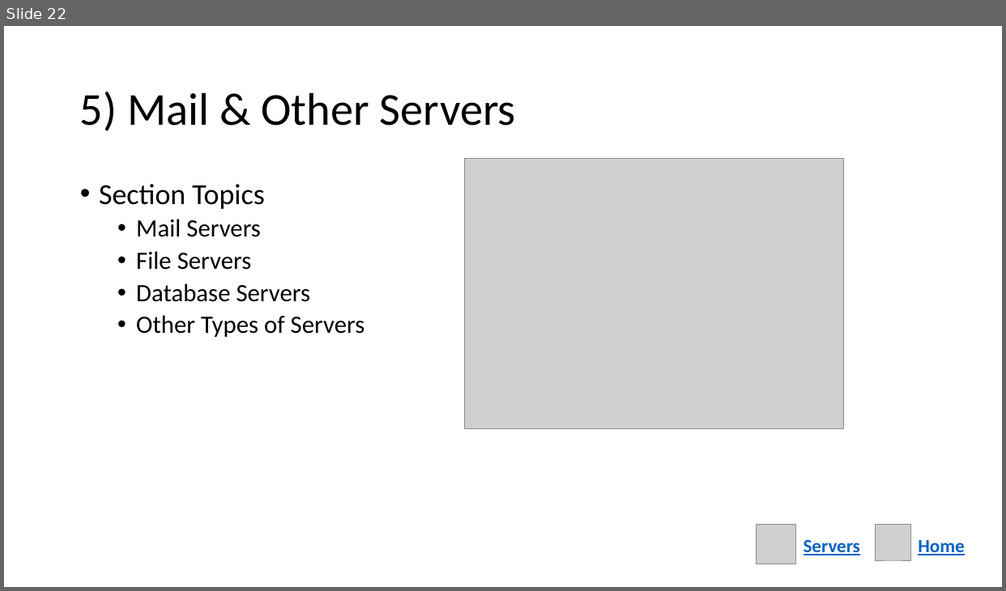
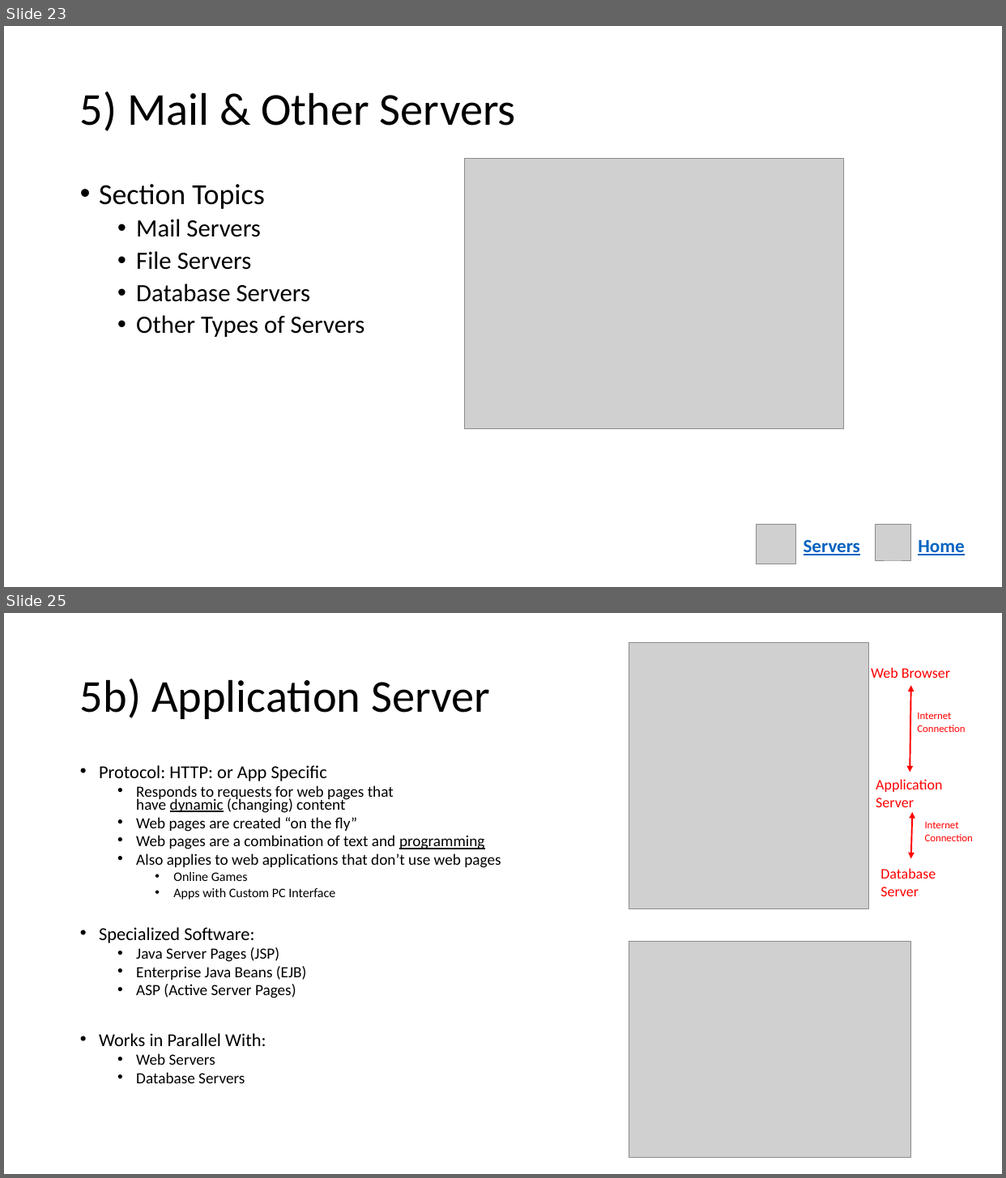
Before and after one commit to Greg5519/Old2O, a slide deck: Topic D Environments And Systems/Selected Networking Concepts.pptx. Shown one above the other, each under a label of ours: slide 22 before the commit, slides 23 and 25 after it; the slides between them are not shown. The pictures are 1006x591 and 1006x1178 pixels, drawn with LibreOffice and Linux fonts; fonts in the diff are those of the drawing; grey boxes stand for pictures. Boxes give left, top, right and bottom in pixels: in the first picture for what was removed or moved away, otherwise in the second. Text is boxed around its words. In the diff, an @@ line names an element or a change of style, - is before the commit and + after.

```diff
--- a/Topic D Environments And Systems/Selected Networking Concepts.pptx
+++ b/Topic D Environments And Systems/Selected Networking Concepts.pptx
@@ slide 25 added at <box>4,613,1002,1174</box>, background #FFFFFF @@
@@ picture added at <box>629,643,868,909</box> @@
@@ title added at <box>80,679,490,719</box>, 44 pt, text #000000 @@
+5b) Application Server
@@ text added at <box>871,667,950,678</box>, 14 pt, text #FF0000 @@
+Web Browser
@@ double arrow added from (911, 686) to (910, 773), #FF0000 1.5 pt @@
@@ text added at <box>917,712,965,732</box>, 10 pt, text #FF0000 @@
+Internet
+Connection
@@ text added at <box>99,765,501,1084</box>, 15 pt, text #000000 @@
+• Protocol: HTTP: or App Specific
+  • Responds to requests for web pages that
+    have dynamic (changing) content
+  • Web pages are created “on the fly”
+  • Web pages are a combination of text and programming
+  • Also applies to web applications that don’t use web pages
+    • Online Games
+    • Apps with Custom PC Interface
+• Specialized Software:
+  • Java Server Pages (JSP)
+  • Enterprise Java Beans (EJB)
+  • ASP (Active Server Pages)
+• Works in Parallel With:
+  • Web Servers
+  • Database Servers
@@ text added at <box>876,779,942,807</box>, 14 pt, text #FF0000 @@
+Application
+Server
@@ double arrow added from (913, 812) to (911, 858), #FF0000 1.5 pt @@
@@ text added at <box>925,821,973,841</box>, 10 pt, text #FF0000 @@
+Internet
+Connection
@@ text added at <box>880,868,936,897</box>, 14 pt, text #FF0000 @@
+Database
+Server
@@ picture added at <box>629,942,911,1158</box> @@
@@ what was slide 22 is now slide 23 @@
```
Also in this commit, not shown: 5 other slides added, 6 other files.
